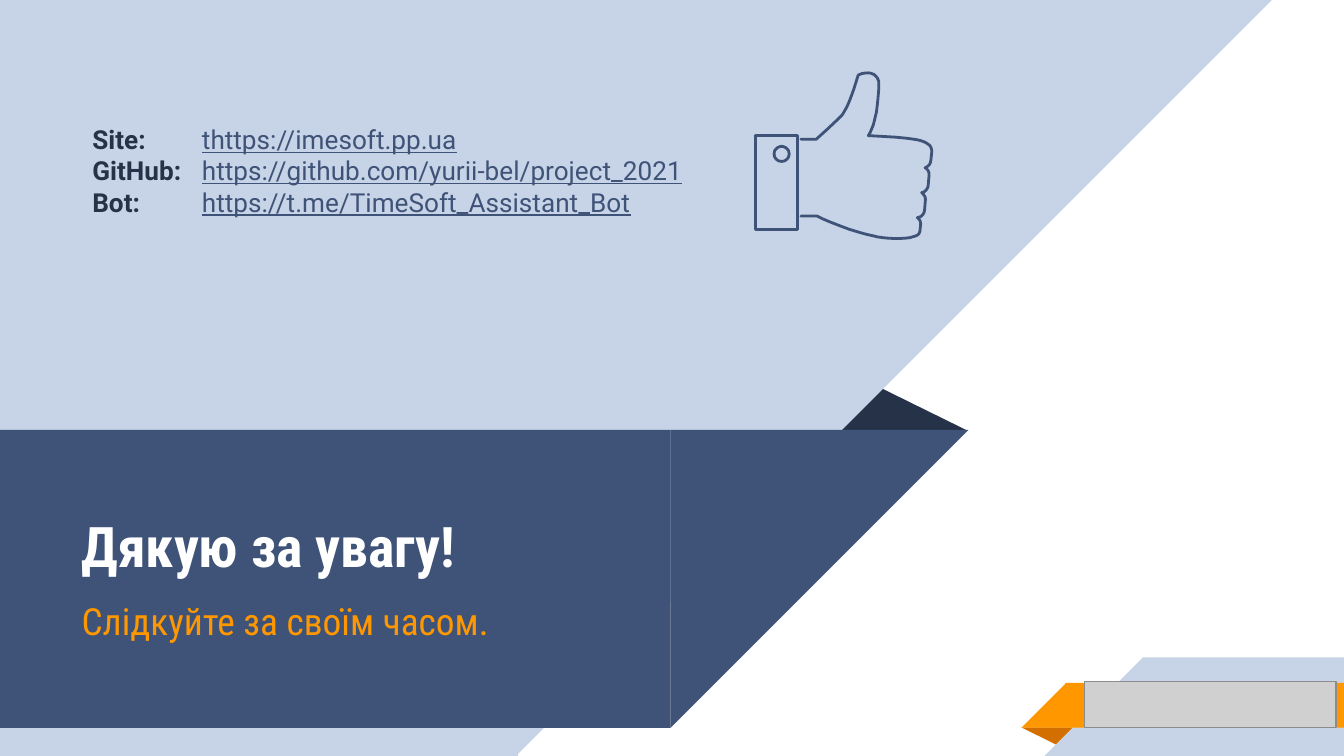
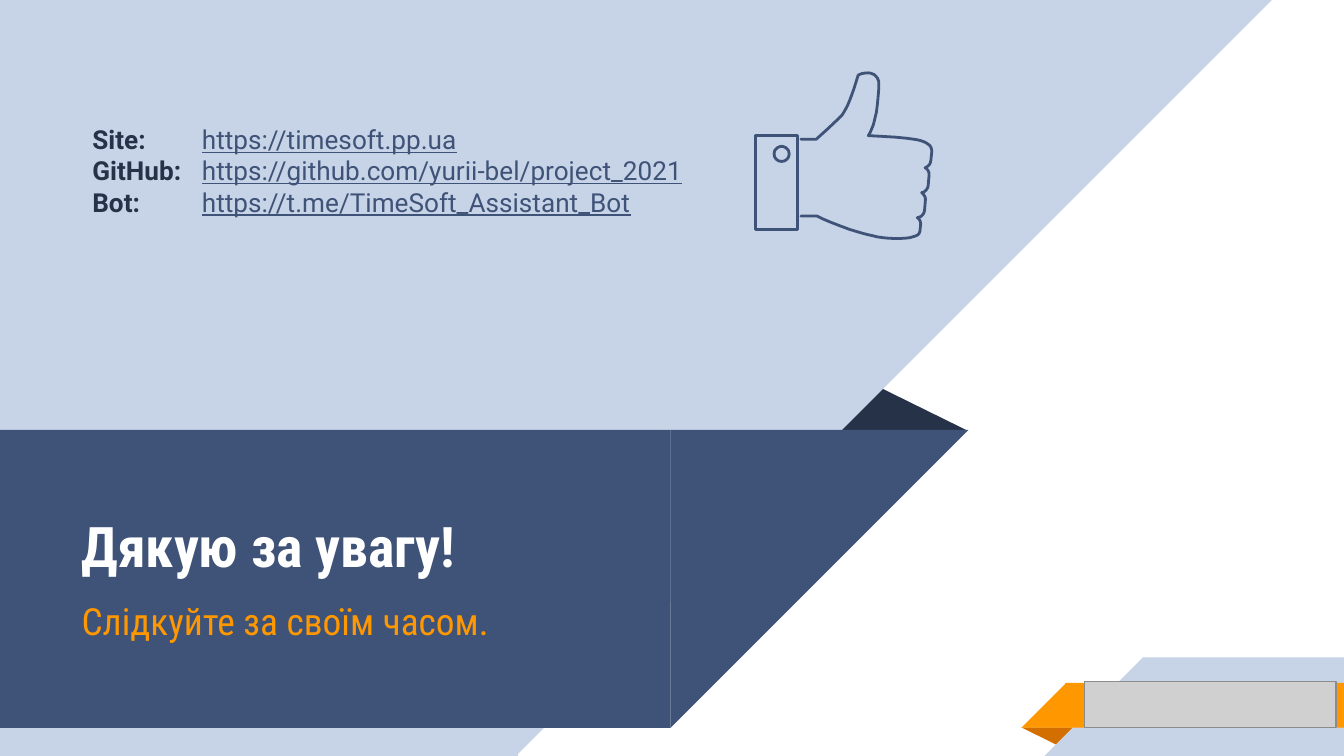
Before and after one commit to yurii-bel/project_2021, a slide deck: slide 13 of note to the timesoft project/presentations/TimeSoft. Защита проекта.pptx. Drawn at 1344x756 pixels with LibreOffice and Linux fonts; fonts in the diff are those of the drawing; grey boxes stand for pictures. Boxes give left, top, right and bottom in pixels: in the first picture for what was removed or moved away, otherwise in the second. Text is boxed around its words. In the diff, an @@ line names an element or a change of style, - is before the commit and + after.

Commit message:
Исправил опечатки в презентации

```diff
--- a/note to the timesoft project/presentations/TimeSoft. Защита проекта.pptx
+++ b/note to the timesoft project/presentations/TimeSoft. Защита проекта.pptx
@@ text at (x1=202, y1=129, x2=456, y2=155): text changed @@
-thttps://imesoft.pp.ua
+https://timesoft.pp.ua
```
